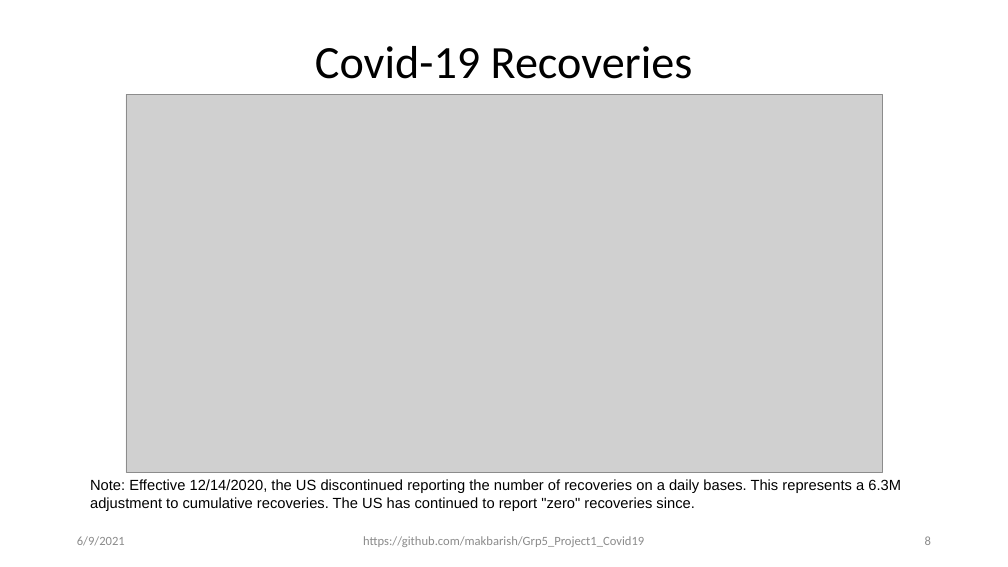
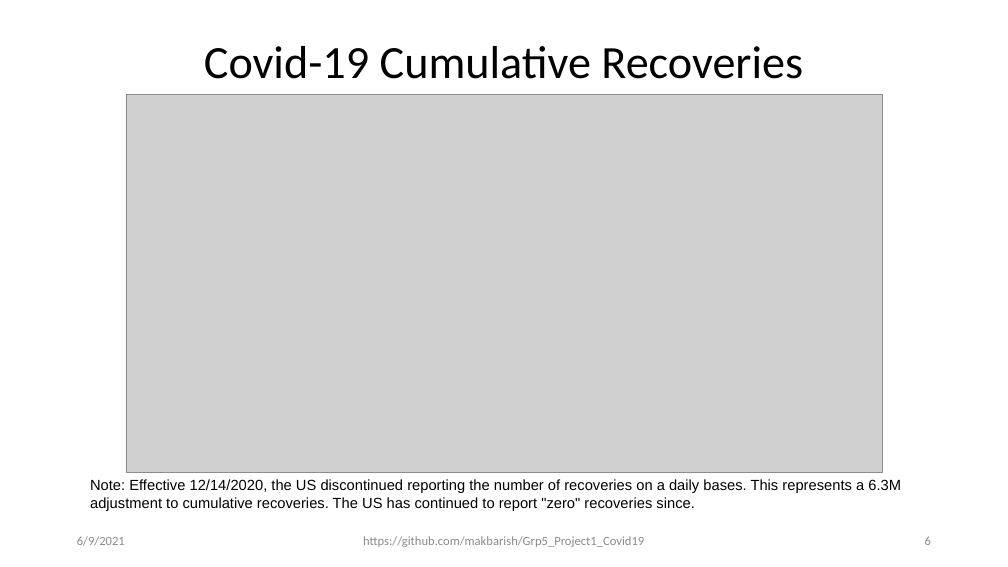
Before and after one commit to makbarish/Grp5_Project1_Covid19, a slide deck: slide 6 of Clay/Novel_Corona_Virus_2019.pptx (slide 8 before the commit). Drawn at 1008x567 pixels with LibreOffice and Linux fonts; fonts in the diff are those of the drawing; grey boxes stand for pictures. Boxes give left, top, right and bottom in pixels: in the first picture for what was removed or moved away, otherwise in the second. Text is boxed around its words. In the diff, an @@ line names an element or a change of style, - is before the commit and + after.

```diff
--- a/Clay/Novel_Corona_Virus_2019.pptx
+++ b/Clay/Novel_Corona_Virus_2019.pptx
@@ title at bbox=[204, 46, 803, 79]: text changed @@
-Covid-19 Recoveries
+Covid-19 Cumulative Recoveries
```
Also in this commit, not shown: 7 other slides changed, 2 slides added, 1 other file.
